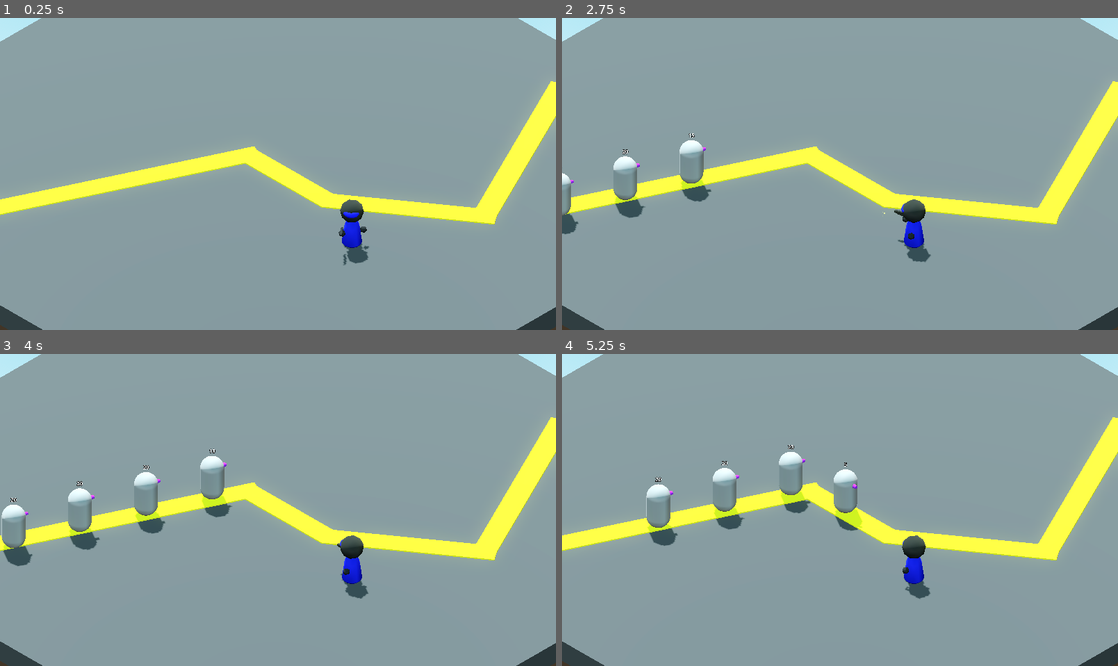
Above: before the commit, frames 1-4 (two rows, left to right).
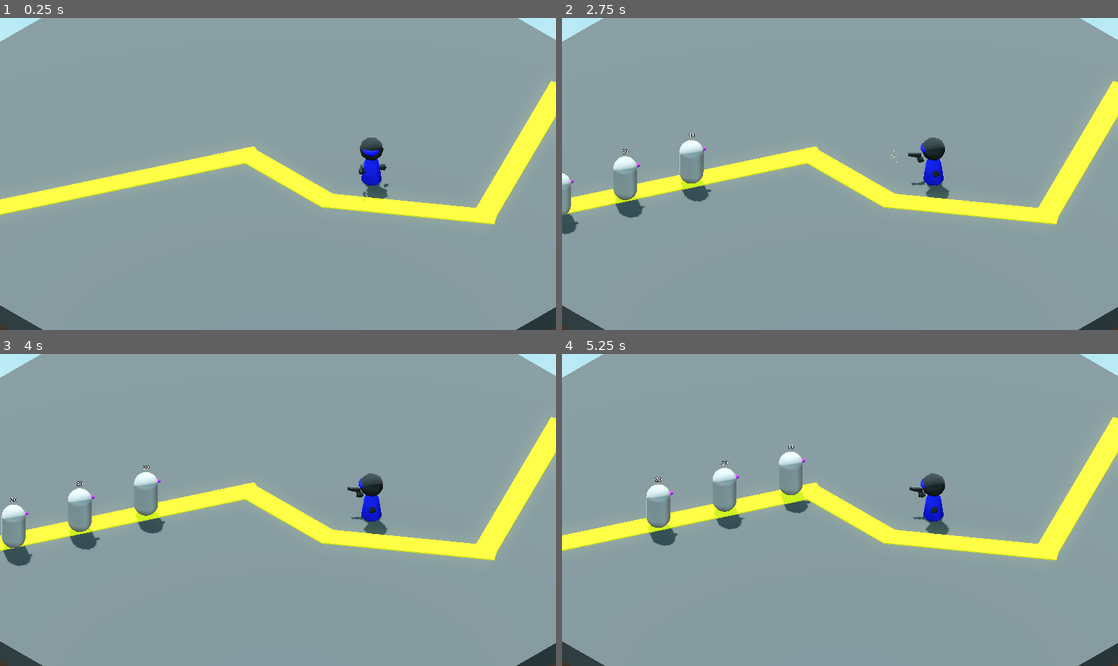
Above: after the commit, the same moments.

Repository: mathiasscherer2007/tower-defense
Game: Godot game, scene res://Scenes/Levels/test/test1.tscn
Same seed, same stepped clock (60 frames per second), same inputs: the game is played once before the commit and once after it. This scene is started directly instead of the project's main scene.
Inputs:
- Up to frame 1 (0.25 s): no input
- Up to frame 2 (2.75 s): tap Enter at 0.5 s
- Up to frame 3 (4 s): no input
- Up to frame 4 (5.25 s): no input

The runs differ from the first frame. In frame 1, 1.4% of the frame differs, in the area x 60-70%, y 38-80%; in frame 2, 1.4%; in frame 3, 2.0%; in frame 4, 2.0%, in the area x 40-70%, y 29-79%.

Commit message:
Create signal for enemy death, advance wave counter when all enemies despawn

Diff:
--- a/Scenes/Levels/level.tscn
+++ b/Scenes/Levels/level.tscn
@@ -7,7 +7,7 @@
 [node name="Level" type="Node3D" unique_id=2011401683]
 script = ExtResource("1_f1n8c")
 
-[node name="Path3D" type="Path3D" parent="." unique_id=932929914]
+[node name="EnemyHandler" type="Path3D" parent="." unique_id=932929914]
 script = ExtResource("3_yjxcc")
 
 [node name="Camera3D" type="Camera3D" parent="." unique_id=1009776428]
--- a/Scenes/Levels/test/test1.tscn
+++ b/Scenes/Levels/test/test1.tscn
@@ -39,7 +39,7 @@
 [node name="WorldEnvironment" type="WorldEnvironment" parent="." index="1" unique_id=2044530278]
 environment = SubResource("Environment_u46i1")
 
-[node name="Path3D" parent="." index="2" unique_id=932929914]
+[node name="EnemyHandler" parent="." index="2" unique_id=932929914]
 transform = Transform3D(-4.371139e-08, 0, 1, 0, 1, 0, -1, 0, -4.371139e-08, 0, 0.05, 3)
 curve = SubResource("Curve3D_y5gs5")
 
@@ -50,7 +50,8 @@
 far = 100.0
 
 [node name="TestBasic" parent="Towers" parent_id_path=PackedInt32Array(1765927691) index="0" unique_id=1272181662 instance=ExtResource("2_y5gs5")]
-transform = Transform3D(-0.64278764, 0, 0.76604444, 0, 1, 0, -0.76604444, 0, -0.64278764, -1.4525834, 0, 5.719535)
+transform = Transform3D(-0.64278764, 0, 0.76604444, 0, 1, 0, -0.76604444, 0, -0.64278764, 2.319121, 0, 3.0994253)
+damage = 10.0
 cooldown = 1.0
 
 [node name="Geometry" type="Node3D" parent="." index="6" unique_id=1567942913]
--- a/Scripts/Enemies/enemy.gd
+++ b/Scripts/Enemies/enemy.gd
@@ -1,6 +1,7 @@
 class_name Enemy extends Node3D
 
 signal reached_end(data)
+signal died(data)
 
 @export var health: float
 @export var speed: float
@@ -23,11 +24,11 @@
 		reached_end.emit({ "lives": weight })
 		queue_free()
 
-func _process(_delta: float) -> void:
-	# TODO: make elaborate signal for enemy death
+func _on_collision_take_damage(damage: float) -> void:
+	health -= damage
+
 	if health <= 0:
+		died.emit({})
 		queue_free()
 
-func _on_collision_take_damage(damage: float) -> void:
-	health -= damage
 	health_number.text = str(int(ceil(health)))
--- a/Scripts/Levels/enemy_handler.gd
+++ b/Scripts/Levels/enemy_handler.gd
@@ -1,14 +1,22 @@
 extends Node3D
 
 signal enemy_exit(data)
+signal enemy_death(data)
+
 
 func _ready() -> void:
 	child_entered_tree.connect(_on_enemy_spawned)
 
+
 func _on_enemy_spawned(node: Node) -> void:
 	var enemy: Enemy = node.get_child(0)
-	if enemy.has_signal("reached_end"):
-		enemy.reached_end.connect(_on_enemy_exit)
+	enemy.reached_end.connect(_on_enemy_exit)
+	enemy.died.connect(_on_enemy_death)
+
 
 func _on_enemy_exit(data: Dictionary) -> void:
 	enemy_exit.emit(data)
+
+
+func _on_enemy_death(data: Dictionary) -> void:
+	enemy_death.emit(data)
--- a/Scripts/Levels/level.gd
+++ b/Scripts/Levels/level.gd
@@ -1,8 +1,9 @@
 class_name Level extends Node3D
 
-# TODO: Create enemyspawn and base areas
+# TODO: Create enemyspawn area
 # Enemyspawn: Area where enemies are instantiated. Their hitbox only activates after leaving this area.
-# Base: area that triggers player damage when an enemy enters it.
+
+# TODO: Componentize wave manager
 
 @export_group("Scale Settings")
 @export var entity_scale: Vector3 = Vector3(1, 1, 1)
@@ -14,39 +15,27 @@
 		SubWave.new(3000, 3000, 5, load("res://Scenes/Enemies/test/testbasic1.tscn"))
 	],
 	[
-		SubWave.new(100000, 1000, 3, load("res://Scenes/Enemies/test/testbasic1.tscn"))
+		SubWave.new(500, 600, 10, load("res://Scenes/Enemies/test/testbasic1.tscn"))
 	]
 ]
-"""
-    [
-        [
-            (
-                delayWave: 1000,   # Delay from start of the wave <- One-shot timer created on wave start
-                delayEnemies: 400, # Delay between enemies        <- Timer created after previous timer timeout() call
-                amount: 3,         # Number of enemies spawned    <- n+1 of times the delayEnemies timer calls before being destroyed
-                enemy: *path to enemy scene*                      <- Scene that is instantiated every time delayEnemies timeout() is called
-            )
-        ]
-    ]
-
-    on wave start, creates a bunch of delayWave timers
-"""
 
 var wave_counter = 0:
 	set(value):
 		wave_counter = value
+var wave_enemy_counter = 0
 
-var wave_start_timers: Array
 var camera_shake_noise: FastNoiseLite = FastNoiseLite.new()
+var spawning: bool = false
 
-@onready var path = $Path3D
+@onready var enemy_handler = $EnemyHandler
 @onready var player = $Player
 @onready var camera = $Camera3D
 
 
 func _ready() -> void:
-	path.enemy_exit.connect(player._on_enemy_exit)
-	path.enemy_exit.connect(on_enemy_exit)
+	enemy_handler.enemy_exit.connect(player._on_enemy_exit)
+	enemy_handler.enemy_exit.connect(_on_enemy_exit)
+	enemy_handler.enemy_death.connect(_on_enemy_death)
 
 	load_wave()
 
@@ -56,14 +45,14 @@
 		var start_timer = get_tree().create_timer(subwave.delay_wave/1000.0)
 		var callable = load_subwave.bind(subwave.delay_enemies, subwave.amount, subwave.enemy)
 		start_timer.timeout.connect(callable)
-		wave_start_timers.append(start_timer)
 
 
-func load_subwave(delay_enemies, amount, enemy) -> void:
+func load_subwave(delay_enemies: int, amount: int, enemy: PackedScene) -> void:
+	wave_enemy_counter += amount
 	for i in range(amount):
 		spawn_enemy(enemy)
 		if i < amount - 1:
-			await get_tree().create_timer(delay_enemies/1000,0).timeout
+			await get_tree().create_timer(delay_enemies/1000.0).timeout
 
 
 func spawn_enemy(enemy: PackedScene) -> void:
@@ -71,15 +60,30 @@
 	var enemy_instance = enemy.instantiate()
 	enemy_instance.setup(path_follow)
 	path_follow.add_child(enemy_instance)
-	path.add_child(path_follow)
+	enemy_handler.add_child(path_follow)
 
 
-func on_enemy_exit(_data) -> void:
+func _on_enemy_death(_data: Dictionary) -> void:
+	wave_enemy_counter -= 1
+	check_wave_end()
+
+
+func _on_enemy_exit(data: Dictionary) -> void:
+	wave_enemy_counter -= 1
+	check_wave_end()
+
 	var camera_tween = get_tree().create_tween()
-	camera_tween.tween_method(shake_camera, 1.0, 0.0, 0.3)
+	camera_tween.tween_method(shake_camera, 0.5*data.get("lives"), 0.0, 0.2)
 
 
 func shake_camera(intensity: float) -> void:
 	var camera_offset = camera_shake_noise.get_noise_1d(Time.get_ticks_msec()) * intensity * Globals.screen_shake_mult
 	camera.h_offset = camera_offset/5
-	camera.v_offset = camera_offset/5
+	camera.v_offset = camera_offset/7
+
+
+func check_wave_end() -> void:
+	if wave_enemy_counter == 0 && player.lives > 0:
+		await get_tree().create_timer(5).timeout
+		wave_counter += 1
+		load_wave()
--- a/project.godot
+++ b/project.godot
@@ -11,7 +11,7 @@
 [application]
 
 config/name="tower defense"
-run/main_scene="uid://cyc4kcccx26jy"
+run/main_scene="uid://bac1083ft5j64"
 config/features=PackedStringArray("4.7", "Forward Plus")
 config/icon="res://icon.svg"
 
